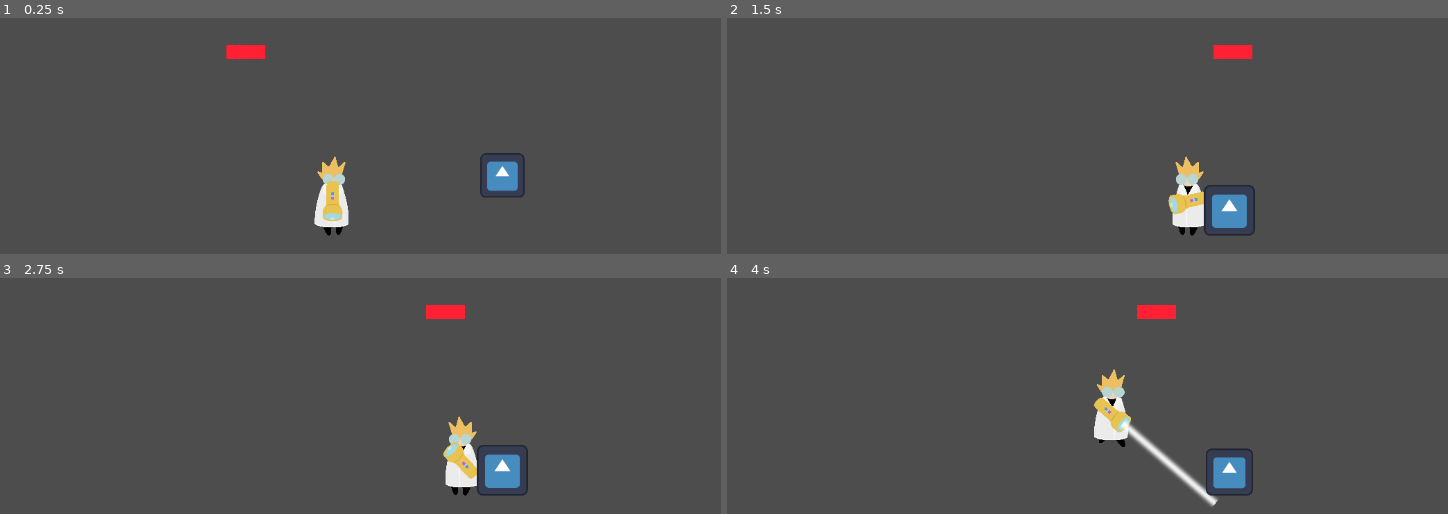
Above: before the commit, frames 1-4 (two rows, left to right).
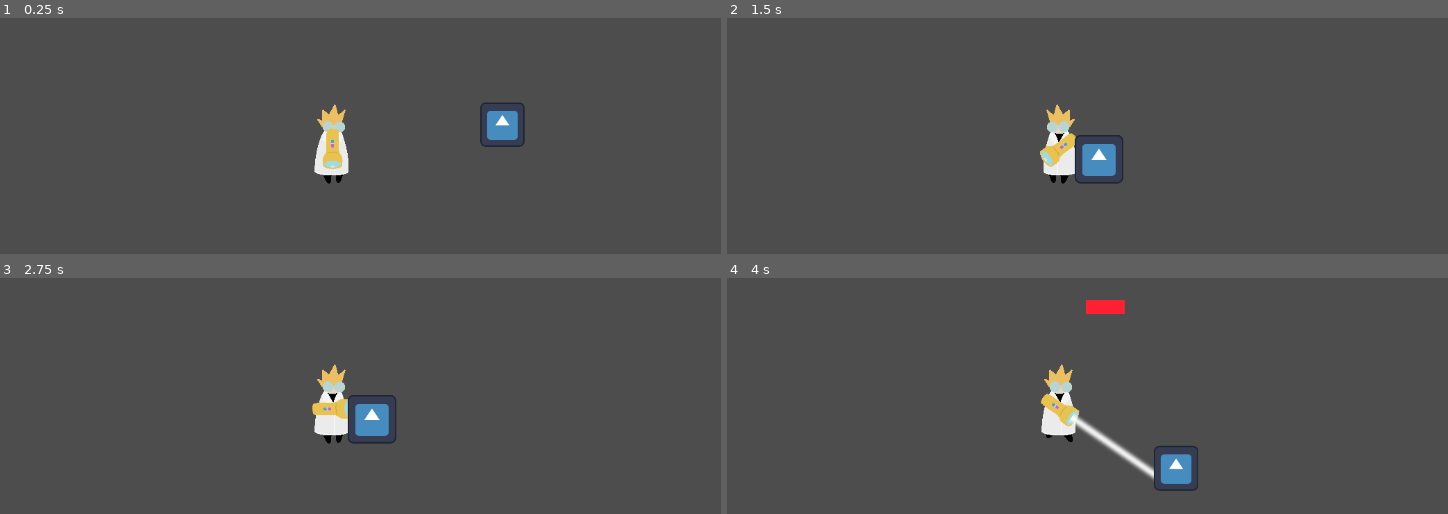
Above: after the commit, the same moments.

Repository: rafesholler/GMTK-2024
Game: Godot game, scene res://Testing/Scenes and Scripts/test_scene.tscn
Two runs of this game, one before a commit and one after it. Both use one fixed random seed, a clock stepped at 60 frames per second and the inputs below. The engine's default icon, where the game draws it, is replaced by a stand-in: a white triangle on a blue panel in a dark square.
Inputs (mouse positions are in pixels of both pictures, inside the frame that each line leads up to):
- Up to frame 1 (0.25 s): no input
- Up to frame 2 (1.5 s): tap Enter (ui_accept) at 0.5 s; move the mouse to (1231, 220) at 0.52 s; hold D (Right) 0.53-1.28 s; hold E (Enlarge) 0.53-1.28 s; click (1231, 220) at 0.67 s; tap Space (Jump) at 0.77 s; move the mouse to (outside the picture) at 1.27 s; hold S from 1.28 s (still down); tap Q (Shrink) at 1.35 s
- Up to frame 3 (2.75 s): tap Space (Jump) at 1.52 s; move the mouse to (410, 403) at 2.02 s; release S at 2.03 s; hold D (Right) from 2.03 s (still down); hold F from 2.03 s (still down)
- Up to frame 4 (4 s): tap Enter (ui_accept) at 2.75 s; move the mouse to (outside the picture) at 2.77 s; release D (Right) at 2.78 s; release F at 2.78 s; hold W 2.78-3.53 s; tap E (Enlarge) at 2.85 s; click (outside the picture) at 2.92 s; tap Space (Jump) at 3.02, 3.77 s; move the mouse to (outside the picture) at 3.52 s; hold A (Left) from 3.53 s (still down); hold Q (Shrink) from 3.53 s (still down)

The runs differ from the first frame. In frame 1, 3.7% of the frame differs, in the area x 31-73%, y 11-93%; in frame 2, 4.3%; in frame 3, 4.3%; in frame 4, 5.3%, in the area x 43-73%, y 9-98%.

Commit message:
add curved paths

Diff:
--- a/Testing/Scenes and Scripts/test_scene.tscn
+++ b/Testing/Scenes and Scripts/test_scene.tscn
@@ -1,9 +1,10 @@
-[gd_scene load_steps=8 format=3 uid="uid://co8rsnuockbov"]
+[gd_scene load_steps=10 format=3 uid="uid://co8rsnuockbov"]
 
 [ext_resource type="Texture2D" uid="uid://c2q1xsr57u5cx" path="res://icon.svg" id="1_ayw5p"]
 [ext_resource type="PackedScene" uid="uid://ba400k2p67nde" path="res://characters/player.tscn" id="1_cjr63"]
 [ext_resource type="PackedScene" uid="uid://4efd2udq0sdi" path="res://characters/tiny/fly.tscn" id="4_hqwsi"]
 [ext_resource type="Script" path="res://Testing/Scenes and Scripts/object.gd" id="5_10vdb"]
+[ext_resource type="PackedScene" uid="uid://b41lkefta34sk" path="res://levels/curved_path.tscn" id="5_dwv73"]
 
 [sub_resource type="RectangleShape2D" id="RectangleShape2D_b1oc0"]
 size = Vector2(128, 128)
@@ -14,11 +15,19 @@
 [sub_resource type="RectangleShape2D" id="RectangleShape2D_owr45"]
 size = Vector2(1155, 20)
 
+[sub_resource type="Curve2D" id="Curve2D_oihtf"]
+_data = {
+"points": PackedVector2Array(0, 0, 0, 0, -36, -12, -104.242, 43.1645, 104.242, -43.1645, 128, -62, 0, 0, 0, 0, 240, -227, 0, 0, 0, 0, 238, 3, 0, 0, 0, 0, -36, 7, 0, 0, 0, 0, -36, -12)
+}
+point_count = 6
+
 [node name="Test Scene" type="Node2D"]
 
-[node name="Camera2D" type="Camera2D" parent="."]
+[node name="Player" parent="." instance=ExtResource("1_cjr63")]
 
-[node name="Player" parent="." instance=ExtResource("1_cjr63")]
+[node name="Camera2D" type="Camera2D" parent="Player"]
+position = Vector2(0, 284)
+scale = Vector2(2, 2)
 
 [node name="Object" type="RigidBody2D" parent="."]
 position = Vector2(245, -124)
@@ -52,5 +61,13 @@
 [node name="Fly" parent="." instance=ExtResource("4_hqwsi")]
 position = Vector2(-161, -275)
 
+[node name="CurvedPath" parent="." instance=ExtResource("5_dwv73")]
+position = Vector2(612, 2)
+
+[node name="Path2D" parent="CurvedPath" index="1"]
+curve = SubResource("Curve2D_oihtf")
+
 [connection signal="area_entered" from="Object/Area2D" to="Object" method="_on_area_2d_area_entered"]
 [connection signal="area_exited" from="Object/Area2D" to="Object" method="_on_area_2d_area_exited"]
+
+[editable path="CurvedPath"]
--- /dev/null
+++ b/levels/curved_path.gd
@@ -0,0 +1,11 @@
+extends StaticBody2D
+
+
+# Called when the node enters the scene tree for the first time.
+func _ready() -> void:
+	$CollisionPolygon2D.polygon = $Path2D.curve.tessellate()
+
+
+# Called every frame. 'delta' is the elapsed time since the previous frame.
+func _process(delta: float) -> void:
+	pass
--- /dev/null
+++ b/levels/curved_path.tscn
@@ -0,0 +1,10 @@
+[gd_scene load_steps=2 format=3 uid="uid://b41lkefta34sk"]
+
+[ext_resource type="Script" path="res://levels/curved_path.gd" id="1_y1t2v"]
+
+[node name="CurvedPath" type="StaticBody2D"]
+script = ExtResource("1_y1t2v")
+
+[node name="CollisionPolygon2D" type="CollisionPolygon2D" parent="."]
+
+[node name="Path2D" type="Path2D" parent="."]
--- a/project.godot
+++ b/project.godot
@@ -18,6 +18,11 @@
 [autoload]
 
 Global="*res://global.gd"
+PhantomCameraManager="*res://addons/phantom_camera/scripts/managers/phantom_camera_manager.gd"
+
+[editor_plugins]
+
+enabled=PackedStringArray("res://addons/phantom_camera/plugin.cfg")
 
 [input]
 
Not shown: 1 places in Testing/scaleable_object.tscn that only renumber resources
